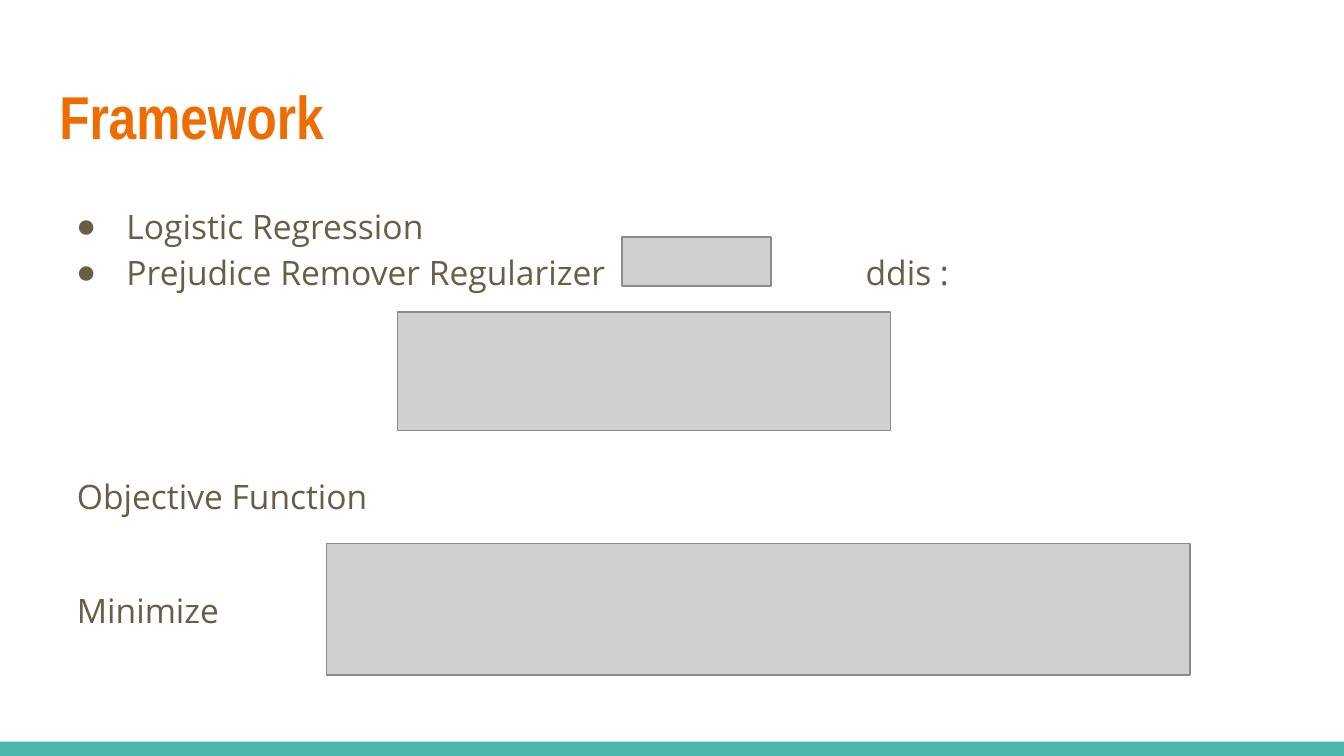
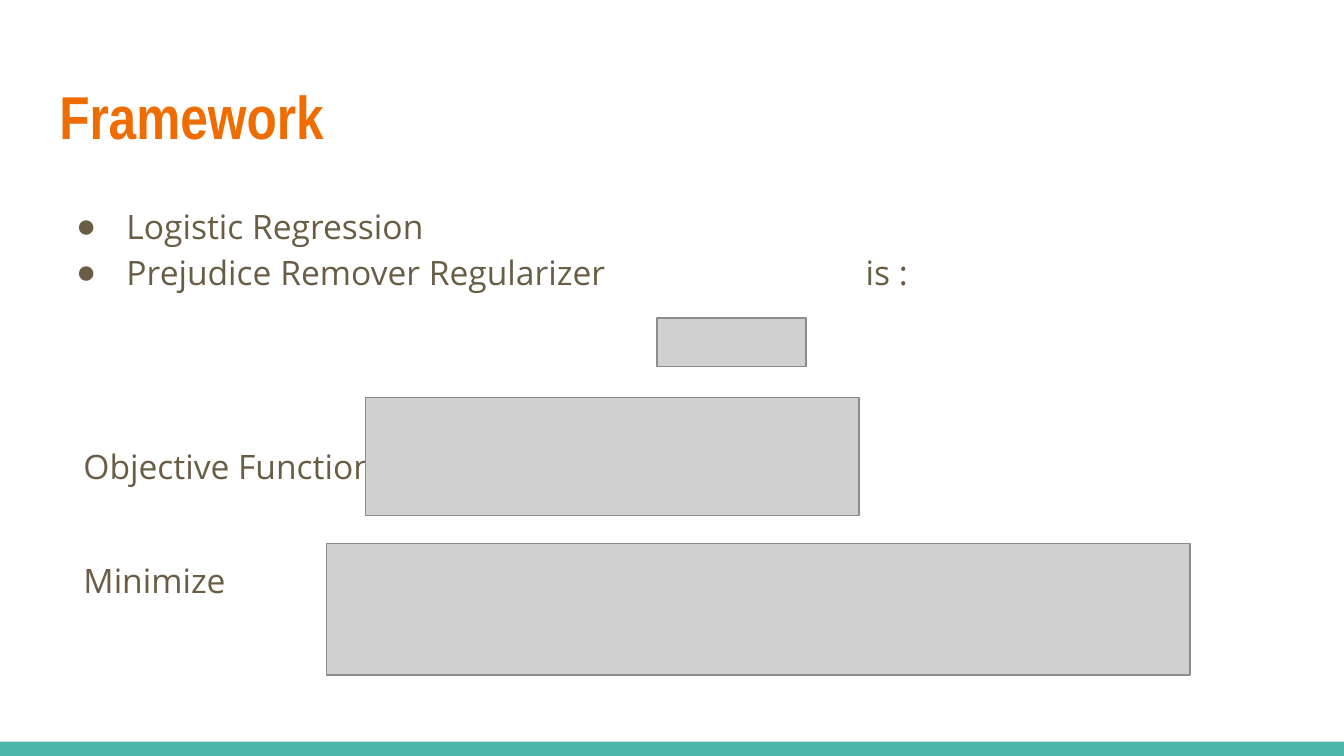
Before and after one commit to TZstatsADS/ads-spring-2022-prj4-group-10-1, a slide deck: slide 6 of doc/Project 4 Group 10.pptx. Drawn at 1344x756 pixels with LibreOffice and Linux fonts; fonts in the diff are those of the drawing; grey boxes stand for pictures. Boxes give left, top, right and bottom in pixels: in the first picture for what was removed or moved away, otherwise in the second. Text is boxed around its words. In the diff, an @@ line names an element or a change of style, - is before the commit and + after.

Commit message:
slides

```diff
--- a/doc/Project 4 Group 10.pptx
+++ b/doc/Project 4 Group 10.pptx
@@ text at <box>126,259,890,293</box>: text changed @@
-● Prejudice Remover Regularizer ddis :
+● Prejudice Remover Regularizer is :
@@ picture: place and size @@
-picture at <box>622,238,771,286</box>
+picture at <box>657,319,806,367</box>
@@ picture: place and size @@
-picture at <box>398,312,891,430</box>
+picture at <box>366,398,859,516</box>
@@ text "Objective Function" rewrapped from <box>77,483,368,624</box> to <box>83,448,374,594</box> @@
```
Also in this commit, not shown: 3 other slides changed, 1 other file.
